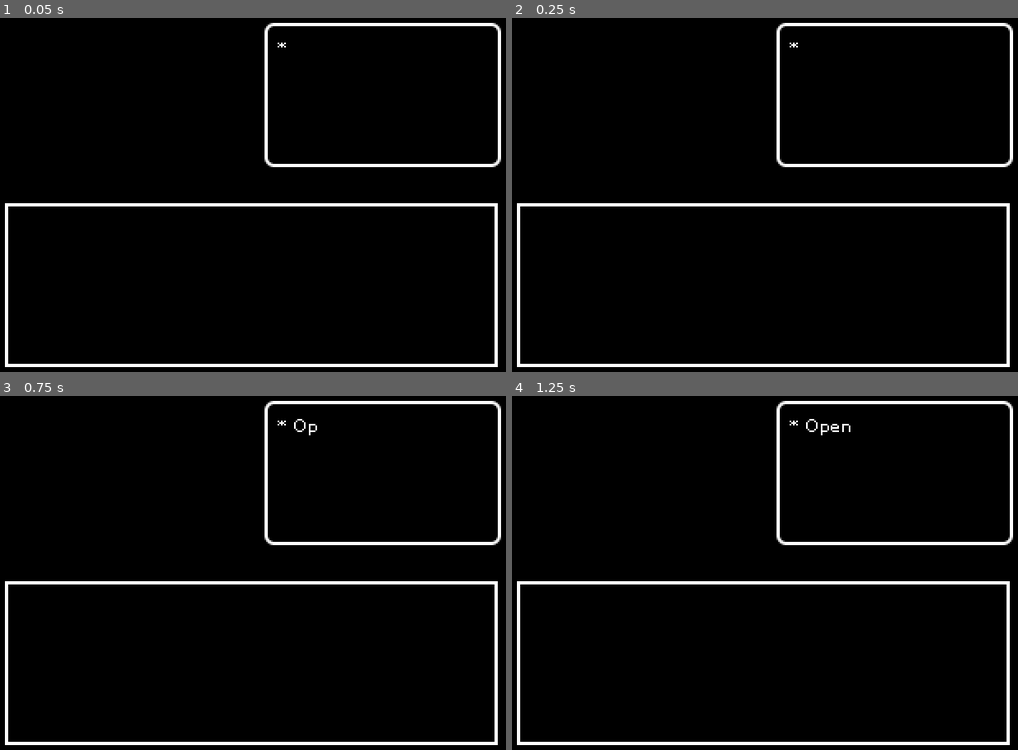
Above: before the commit, frames 1-4 (two rows, left to right).
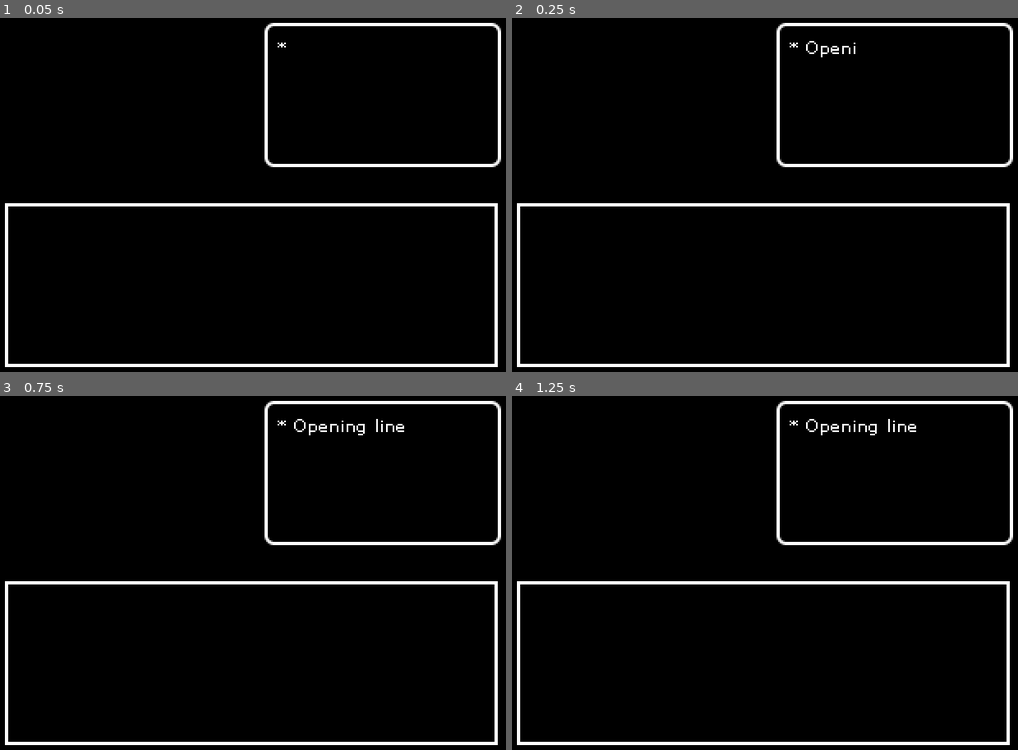
Above: after the commit, the same moments.

Repository: hkattt/game-off-2024
Game: Godot game, scene res://scenes/interview.tscn
Same seed, same stepped clock (60 frames per second), same inputs: the game is played once before the commit and once after it. This scene is started directly instead of the project's main scene.
Inputs:
- Up to frame 1 (0.05 s): no input
- Up to frame 2 (0.25 s): no input
- Up to frame 3 (0.75 s): tap Enter (ui_accept) at 0.5 s
- Up to frame 4 (1.25 s): tap Enter (ui_accept) at 0.77 s

Frame 1 is identical in both runs. In frame 2, 0.1% of the frame differs, in the area x 58-68%, y 6-12%; in frame 3, 0.2%, in the area x 62-80%, y 6-12%; in frame 4, 0.1%.
Error before the commit: Cannot call method 'instantiate' on a null value. (res://scripts/interview.gd:46)
Error after the commit: Cannot call method 'instantiate' on a null value. (res://scripts/interview.gd:47)

Commit message:
Fixed dialogue not loading issue

Diff:
--- a/game-off-2024/scenes/text_box.tscn
+++ b/game-off-2024/scenes/text_box.tscn
@@ -61,6 +61,5 @@
 size_flags_vertical = 1
 theme_override_fonts/font = ExtResource("2_s0dyb")
 theme_override_font_sizes/font_size = 16
-text = "Character dialogue "
 autowrap_mode = 3
 clip_text = true
--- a/game-off-2024/scripts/interview.gd
+++ b/game-off-2024/scripts/interview.gd
@@ -23,8 +23,6 @@
 	# Check if the viewport currently has a child
 	if minigame_viewport.has_node("Minigame"):
 		var minigame: Node2D = minigame_viewport.get_node("Minigame")
-
-		print("Minigame state:", minigame.game_state)
 		# Check if the minigame ended
 		if minigame.is_game_over():
 			# Delete the previous minigame
@@ -33,6 +31,9 @@
 			level = Minigame.next_level(level)
 			# Instantiate the next level
 			instantiate_minigame(level)
+			# Play the next dialogue
+			text_box.set_text(dialogue_manager.get_line())
+			dialogue_manager.next_line()
 
 func set_character(character_scene_path: String):
 	# Load the character scene
@@ -66,7 +67,5 @@
 	# Set the level
 	minigame.set_level(level)
 	# Add the minigame node as a child node of the minigame viewport
-	print("Minigame Viewport", minigame_viewport.get_children())
 	minigame_viewport.add_child(minigame)
-	print("Minigame Viewport", minigame_viewport.get_children())
 	minigame.start_game()
--- a/game-off-2024/scripts/text_box.gd
+++ b/game-off-2024/scripts/text_box.gd
@@ -6,11 +6,9 @@
 @onready var start_symbol: Label                 = $TextBoxContainer/MarginContainer/HBoxContainer/Start
 @onready var text: Label                         = $TextBoxContainer/MarginContainer/HBoxContainer/Text
 
-var tween: Tween = create_tween()
-
 # Called when the node enters the scene tree for the first time.
 func _ready() -> void:
-	set_text("This is a fairly long message, I wonder how it will handle this?")
+	pass
 
 # Called every frame. 'delta' is the elapsed time since the previous frame.
 func hide_text_box() -> void:
@@ -22,8 +20,9 @@
 	start_symbol.text = "*"
 	text_box_container.show()
 
-func set_text(new_text) -> void:
+func set_text(new_text: String) -> void:
 	text.text = new_text
 	text.visible_ratio = 0.0
 	show_text_box()
-	tween.tween_property(text, "visible_ratio", 1.0, len(text.text) * CHARACTER_READ_RATE)
+	var tween: Tween = create_tween()
+	tween.tween_property(text, "visible_ratio", 1.0, len(new_text) * CHARACTER_READ_RATE)
